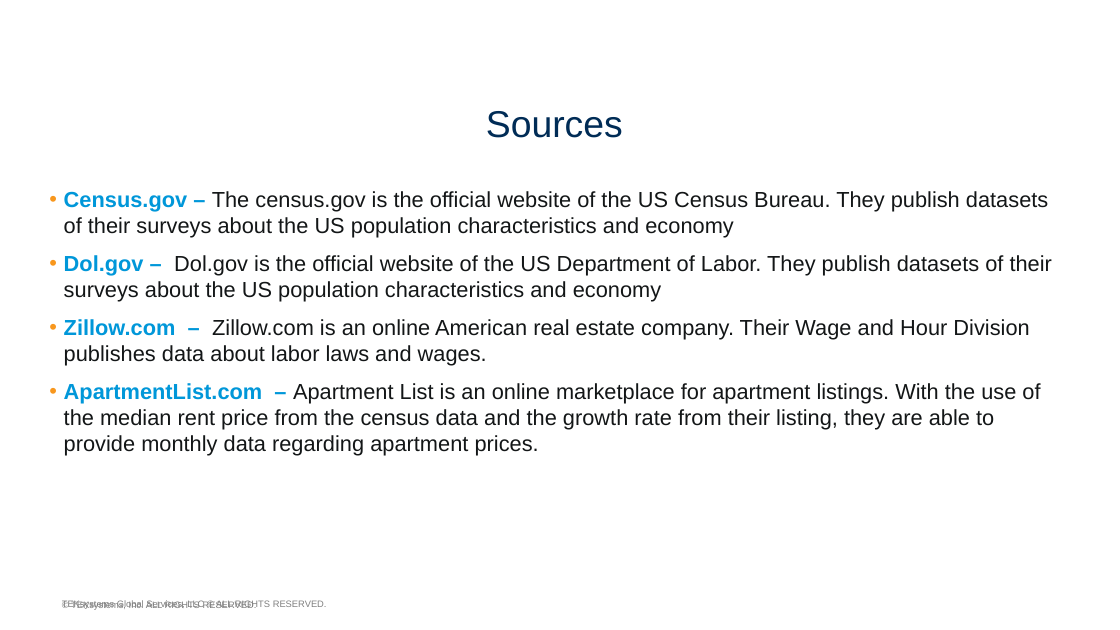
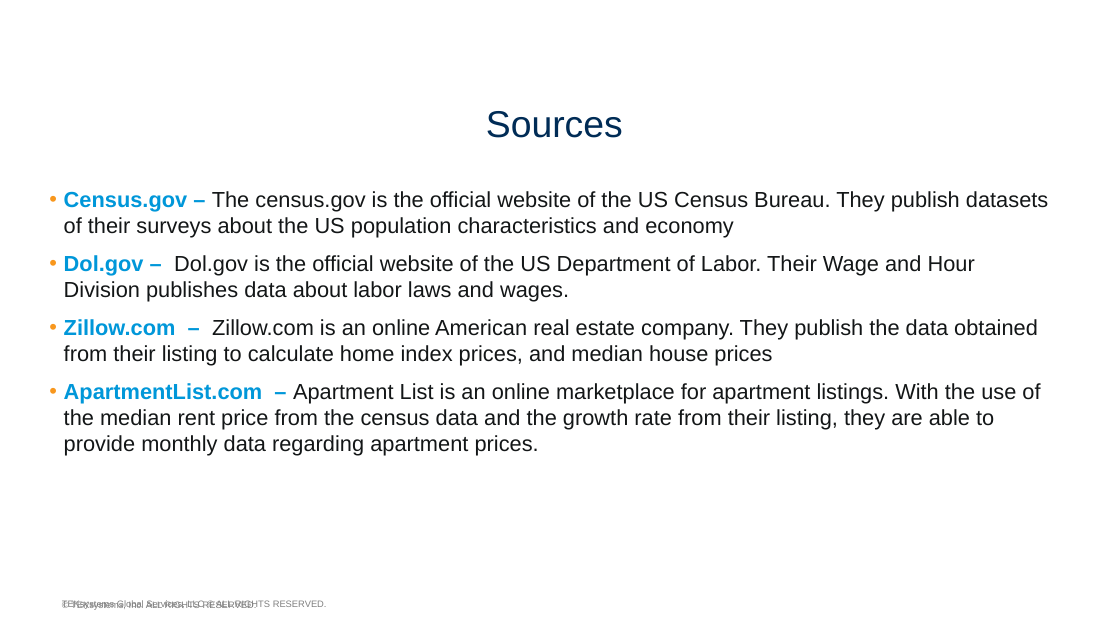
Before and after one commit to adiko-adiko/Housing-Income, a slide deck: slide 3 of TEK DA Boot Camp Capstone.pptx. Drawn at 1120x630 pixels with LibreOffice and Linux fonts; fonts in the diff are those of the drawing; background and template pictures are left out. Boxes give left, top, right and bottom in pixels: in the first picture for what was removed or moved away, otherwise in the second. Text is boxed around its words. In the diff, an @@ line names an element or a change of style, - is before the commit and + after.

```diff
--- a/TEK DA Boot Camp Capstone.pptx
+++ b/TEK DA Boot Camp Capstone.pptx
@@ text at <box>64,255,1038,366</box>: text changed @@
-• Dol.gov – Dol.gov is the official website of the US Department of Labor. They publish datasets of their surveys about the US population characteristics and economy
-• Zillow.com – Zillow.com is an online American real estate company. Their Wage and Hour Division publishes data about labor laws and wages.
+• Dol.gov – Dol.gov is the official website of the US Department of Labor. Their Wage and Hour Division publishes data about labor laws and wages.
+• Zillow.com – Zillow.com is an online American real estate company. They publish the data obtained from their listing to calculate home index prices, and median house prices
```
Also in this commit, not shown: 2 other files.
